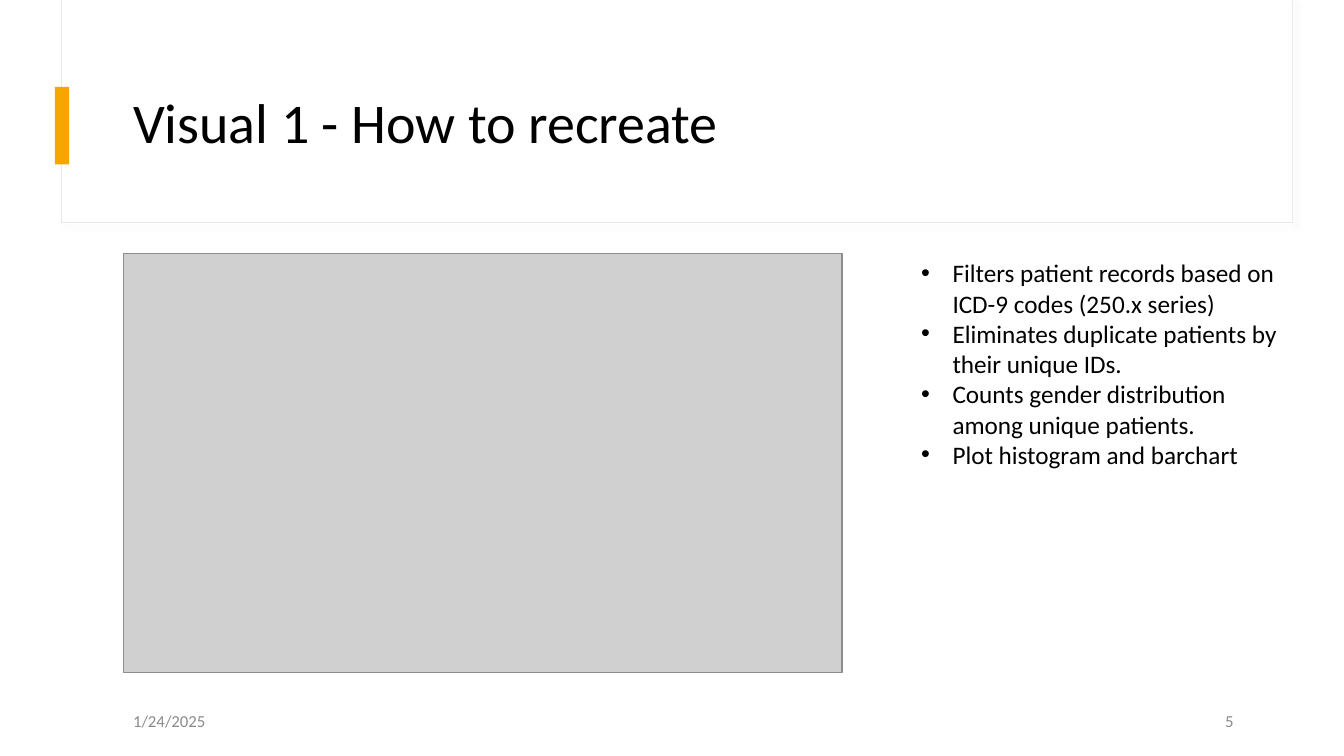
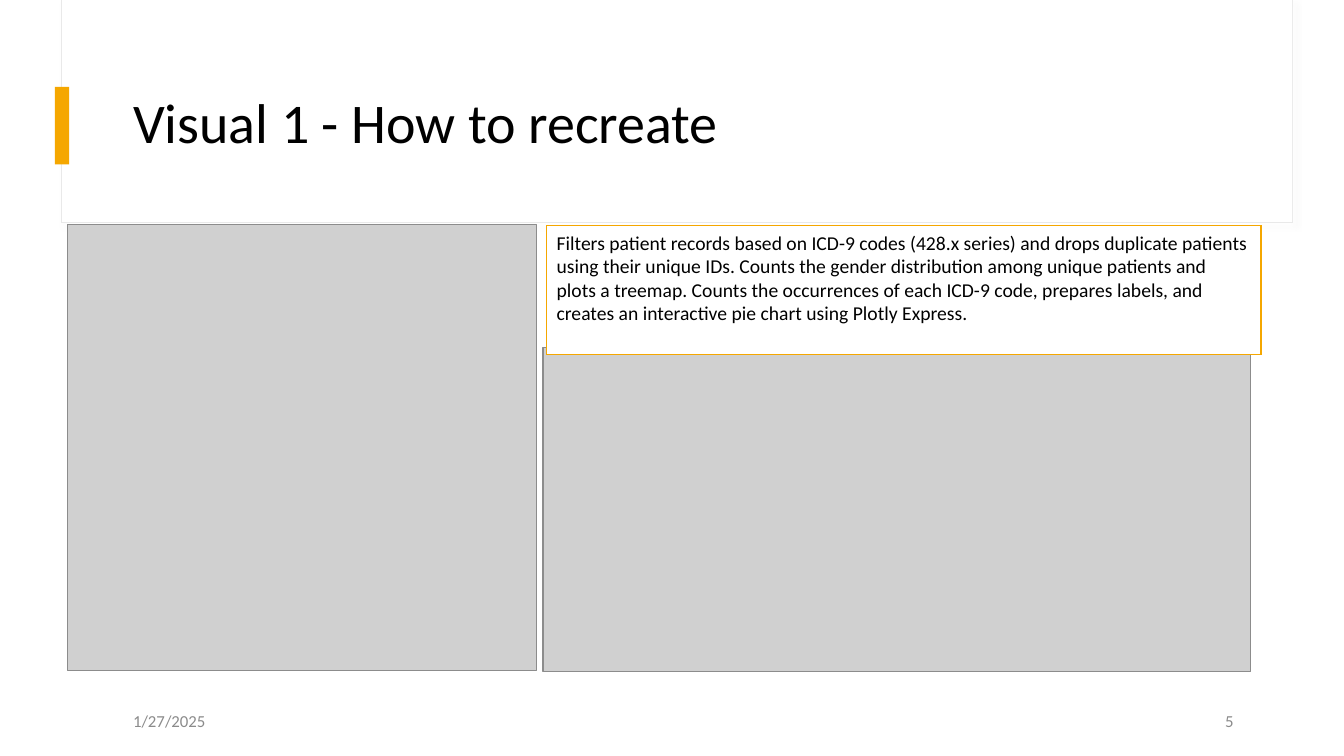
Before and after one commit to AnkitaSavaliya/AIH, a slide deck: slide 5 of MIMIC Visualization.pptx. Drawn at 1344x756 pixels with LibreOffice and Linux fonts; fonts in the diff are those of the drawing; grey boxes stand for pictures. Boxes give left, top, right and bottom in pixels: in the first picture for what was removed or moved away, otherwise in the second. Text is boxed around its words. In the diff, an @@ line names an element or a change of style, - is before the commit and + after.

```diff
--- a/MIMIC Visualization.pptx
+++ b/MIMIC Visualization.pptx
@@ picture: place and size @@
-picture at [124, 254, 843, 673]
+picture at [68, 225, 536, 670]
@@ rectangle added at [546, 226, 1261, 355], fill #FFFFFF, outline #F5A700 1 pt, 14 pt, text #000000 @@
+Filters patient records based on ICD-9 codes (428.x series) and drops duplicate patients using their unique IDs. Counts the gender distribution among unique patients and plots a treemap. Counts the occurrences of each ICD-9 code, prepares labels, and creates an interactive pie chart using Plotly Express.
@@ text removed at [953, 264, 1276, 469] @@
-• Filters patient records based on ICD-9 codes (250.x series)
-• Eliminates duplicate patients by their unique IDs.
-• Counts gender distribution among unique patients.
-• Plot histogram and barchart
@@ picture added at [543, 348, 1251, 671] @@
@@ text at [133, 715, 205, 728]: text changed @@
-1/24/2025
+1/27/2025
```
Also in this commit, not shown: 10 other slides changed, 1 slide added, 3 slides removed, 1 other file.
